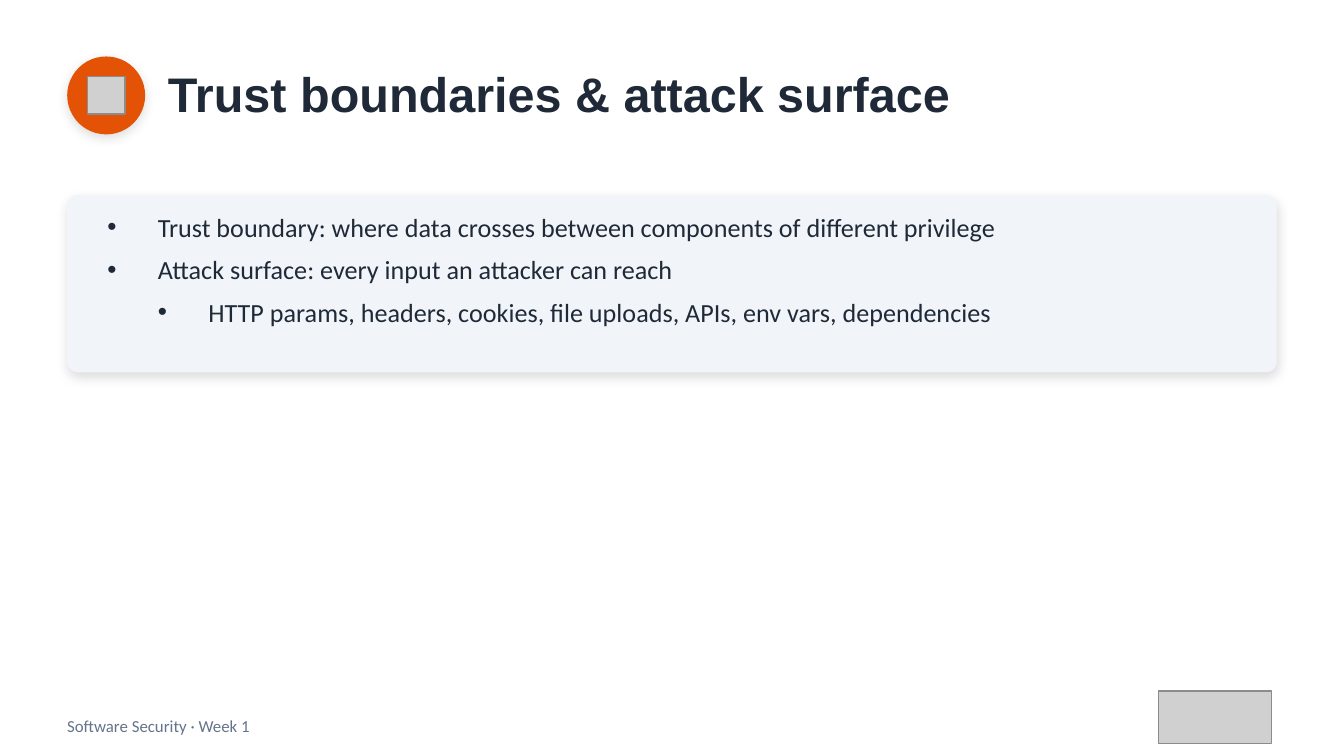
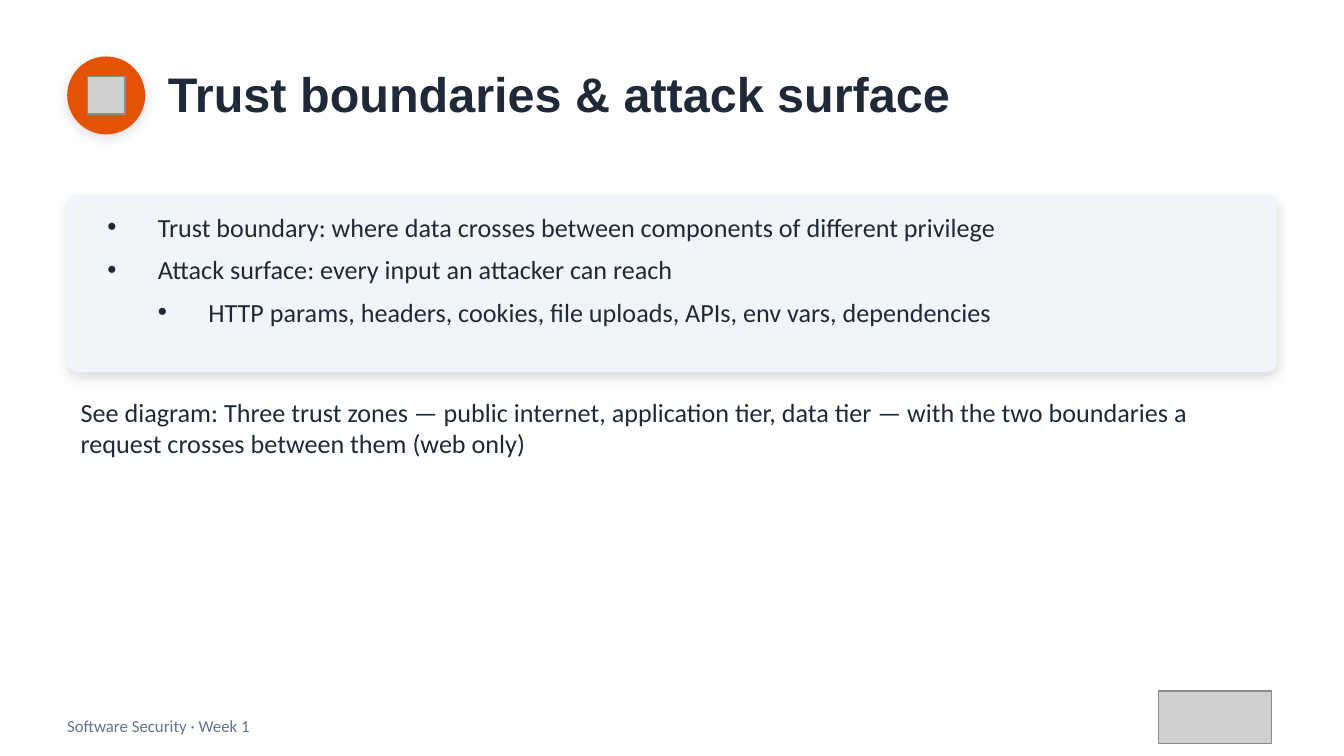
Before and after one commit to 6531503085Sutapat/software-security, a slide deck: slide 7 of slides/pptx/week01.pptx (slide 6 before the commit). Drawn at 1344x756 pixels with LibreOffice and Linux fonts; fonts in the diff are those of the drawing; grey boxes stand for pictures. Boxes give left, top, right and bottom in pixels: in the first picture for what was removed or moved away, otherwise in the second. Text is boxed around its words. In the diff, an @@ line names an element or a change of style, - is before the commit and + after.

```diff
--- a/slides/pptx/week01.pptx
+++ b/slides/pptx/week01.pptx
@@ text added at bbox=[81, 404, 1187, 458], 14 pt, text #1F2937 @@
+See diagram: Three trust zones — public internet, application tier, data tier — with the two boundaries a request crosses between them (web only)
```
Also in this commit, not shown: 4 other slides changed, 4 slides added, 6 other files.
